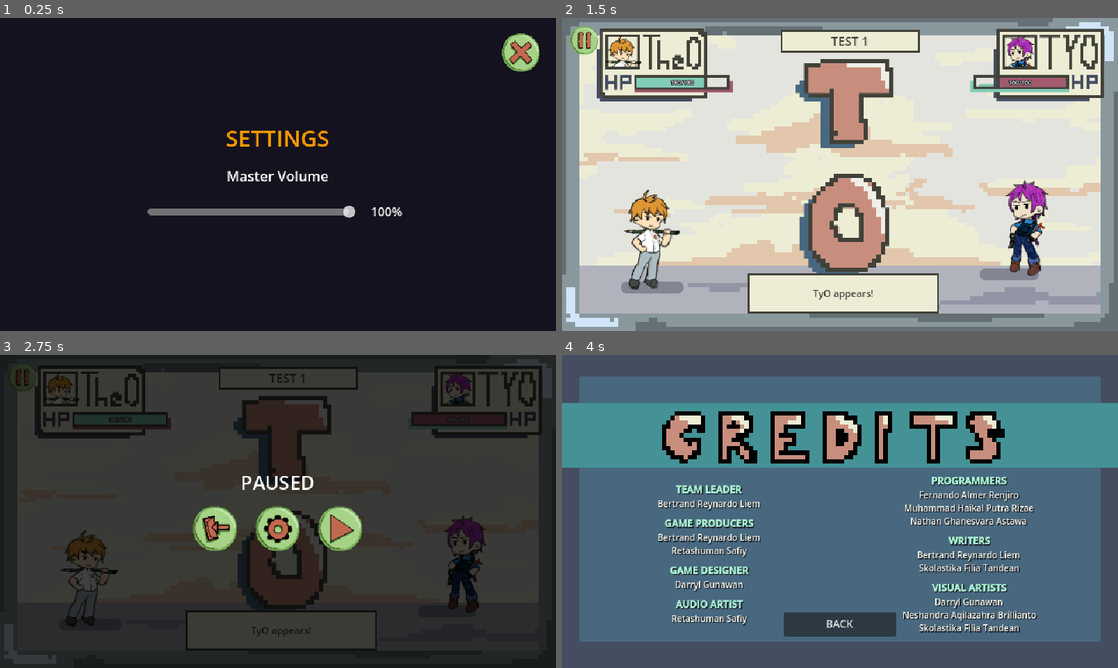
Above: before the commit, frames 1-4 (two rows, left to right).
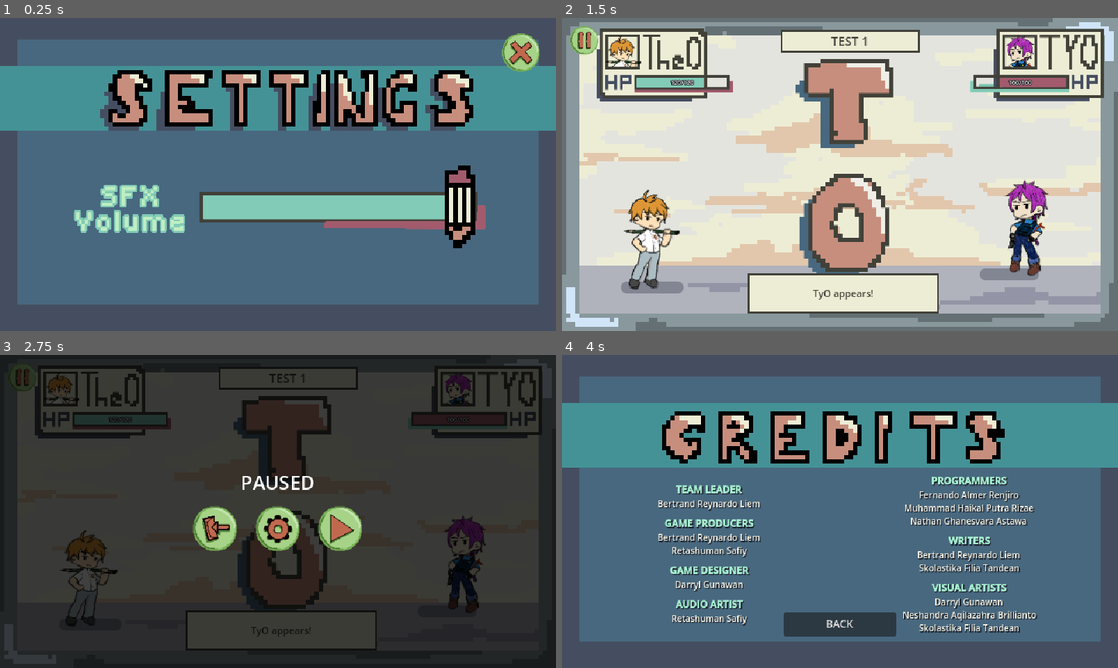
Above: after the commit, the same moments.

Repository: haikal0179/Hands-On-GIMAPP-Bytngjbbl
Game: Godot game, scene res://features/settings/settings.tscn
Two runs of this game, one before a commit and one after it. Both use one fixed random seed, a clock stepped at 60 frames per second and the inputs below. This scene is started directly instead of the project's main scene.
Inputs (mouse positions are in pixels of both pictures, inside the frame that each line leads up to):
- Up to frame 1 (0.25 s): no input
- Up to frame 2 (1.5 s): click (1084, 52) at 0.5 s; click (840, 193) at 1.25 s
- Up to frame 3 (2.75 s): click (22, 376) at 2 s
- Up to frame 4 (4 s): click (778, 530) at 2.75 s; click (840, 583) at 3.5 s

The runs differ from the first frame. In frame 1, 99% of the frame differs, in the area x 0-100%, y 0-100%; in frame 2, less than 0.1%; in frame 3, less than 0.1%; in frame 4, nothing differs.

Commit message:
feat: change the enemy and mc hp, add settings scene

Diff:
--- a/core/config.gd
+++ b/core/config.gd
@@ -14,7 +14,7 @@
 
 # ---- player ----
 const PLAYER_NAME := "TheO"
-const PLAYER_MAX_HP := 180
+const PLAYER_MAX_HP := 120
 const BASE_DAMAGE := 40
 
 ## UNTUK TES: isi id upgrade supaya langsung dimiliki tiap run, mis. ["picked_c", "typo_spotted"].
--- a/core/levels.gd
+++ b/core/levels.gd
@@ -5,9 +5,9 @@
 
 const ALL: Array = [
 	{"title": "Test 1", "subtest": "TO", "enemy": "TyO", "hp": 160, "dmg": 30, "time": 15.0},
-	{"title": "Test 2", "subtest": "PU-PPUBM", "enemy": "Anum", "hp": 200, "dmg": 35, "time": 15.0},
-	{"title": "Test 3", "subtest": "LBI-LBE", "enemy": "Lita", "hp": 240, "dmg": 40, "time": 15.0},
-	{"title": "UTBK", "subtest": "PK-PM", "enemy": "Tika", "hp": 480, "dmg": 60, "time": 12.0},
+	{"title": "Test 2", "subtest": "PU-PPUBM", "enemy": "Anum", "hp": 160, "dmg": 35, "time": 15.0},
+	{"title": "Test 3", "subtest": "LBI-LBE", "enemy": "Lita", "hp": 200, "dmg": 40, "time": 15.0},
+	{"title": "UTBK", "subtest": "PK-PM", "enemy": "Tika", "hp": 300, "dmg": 60, "time": 12.0},
 ]
 
 
--- a/features/settings/settings.gd
+++ b/features/settings/settings.gd
@@ -4,36 +4,93 @@
 
 const UIKit := preload("res://core/ui_kit.gd")
 const CLOSE_ICON := preload("res://assets/art/button/Close button.png")
+const SETTINGS_FRAME := preload("res://assets/art/ui/Settings_frame.png")
+const VOLUME_FILL := preload("res://assets/art/ui/Settings_bar filling.png")
+const VOLUME_GRABBER := preload("res://assets/art/ui/Settings_bar slider.png")
 
 @export var close_to_main_menu := true
 
 var volume_slider: HSlider
-var volume_value_label: Label
+var volume_fill_bar: TextureProgressBar
 
 
 func _ready() -> void:
-	var box := UIKit.centered_column(self, 14)
-	box.add_child(UIKit.make_label("SETTINGS", 26, Color(1.0, 0.6, 0.0)))
-	box.add_child(UIKit.make_label("Master Volume", 16))
+	set_anchors_and_offsets_preset(Control.PRESET_FULL_RECT)
+	_add_settings_frame()
+	_add_volume_slider()
+	_add_close_button()
 
-	var volume_row := HBoxContainer.new()
-	volume_row.add_theme_constant_override("separation", 12)
-	box.add_child(volume_row)
+
+func _add_settings_frame() -> void:
+	var frame := TextureRect.new()
+	frame.texture = SETTINGS_FRAME
+	frame.set_anchors_and_offsets_preset(Control.PRESET_FULL_RECT)
+	frame.expand_mode = TextureRect.EXPAND_IGNORE_SIZE
+	frame.stretch_mode = TextureRect.STRETCH_SCALE
+	frame.texture_filter = CanvasItem.TEXTURE_FILTER_NEAREST
+	frame.mouse_filter = Control.MOUSE_FILTER_IGNORE
+	add_child(frame)
+
+
+func _add_volume_slider() -> void:
+	var art_scale := get_viewport_rect().size / SETTINGS_FRAME.get_size()
+	var fill_image := _get_art_image(VOLUME_FILL)
+	var grabber_image := _get_art_image(VOLUME_GRABBER)
+	if fill_image == null or grabber_image == null:
+		return
+
+	var fill_bounds := fill_image.get_used_rect()
+	var grabber_bounds := grabber_image.get_used_rect()
+	if not _has_visible_pixels(fill_bounds):
+		push_error("Settings: volume fill artwork contains no visible pixels.")
+		return
+	if not _has_visible_pixels(grabber_bounds):
+		push_error("Settings: volume slider artwork contains no visible pixels.")
+		return
+
+	var track_position := Vector2(fill_bounds.position) * art_scale
+	var track_size := Vector2(fill_bounds.size) * art_scale
+	var grabber_size := Vector2(grabber_bounds.size) * art_scale
+	var fill_texture := _crop_and_scale_art(fill_image, fill_bounds, art_scale)
+	var grabber_texture := _crop_and_scale_art(grabber_image, grabber_bounds, art_scale)
+	if fill_texture == null or grabber_texture == null:
+		return
+
+	volume_fill_bar = TextureProgressBar.new()
+	volume_fill_bar.position = track_position
+	volume_fill_bar.size = track_size
+	volume_fill_bar.min_value = 0.0
+	volume_fill_bar.max_value = 1.0
+	volume_fill_bar.step = 0.01
+	volume_fill_bar.value = Audio.get_master_volume()
+	volume_fill_bar.fill_mode = TextureProgressBar.FILL_LEFT_TO_RIGHT
+	volume_fill_bar.texture_progress = fill_texture
+	volume_fill_bar.texture_filter = CanvasItem.TEXTURE_FILTER_NEAREST
+	volume_fill_bar.mouse_filter = Control.MOUSE_FILTER_IGNORE
+	add_child(volume_fill_bar)
 
 	volume_slider = HSlider.new()
 	volume_slider.min_value = 0.0
 	volume_slider.max_value = 1.0
 	volume_slider.step = 0.01
-	volume_slider.custom_minimum_size = Vector2(240, 32)
+	volume_slider.position = Vector2(
+		track_position.x,
+		track_position.y + (track_size.y - grabber_size.y) * 0.5
+	)
+	volume_slider.size = Vector2(track_size.x, grabber_size.y)
+	volume_slider.custom_minimum_size = volume_slider.size
+	volume_slider.add_theme_icon_override("grabber", grabber_texture)
+	volume_slider.add_theme_icon_override("grabber_highlight", grabber_texture)
+	volume_slider.add_theme_icon_override("grabber_disabled", grabber_texture)
+	volume_slider.add_theme_stylebox_override("slider", StyleBoxEmpty.new())
+	volume_slider.add_theme_stylebox_override("grabber_area", StyleBoxEmpty.new())
+	volume_slider.add_theme_stylebox_override("grabber_area_highlight", StyleBoxEmpty.new())
 	volume_slider.value = Audio.get_master_volume()
 	volume_slider.value_changed.connect(_on_volume_changed)
-	volume_row.add_child(volume_slider)
+	add_child(volume_slider)
 
-	volume_value_label = UIKit.make_label("", 14)
-	volume_value_label.custom_minimum_size = Vector2(48, 0)
-	volume_row.add_child(volume_value_label)
-	_update_volume_label(volume_slider.value)
 
+func _add_close_button() -> void:
 	var close_button := UIKit.make_texture_button(
 		CLOSE_ICON,
 		Vector2(48.0, 48.0),
@@ -45,6 +102,37 @@
 	add_child(close_button)
 
 
+func _get_art_image(source: Texture2D) -> Image:
+	var image := source.get_image()
+	if image == null or image.is_empty():
+		push_error("Settings: unable to read volume artwork.")
+		return null
+	if image.is_compressed():
+		var error := image.decompress()
+		if error != OK:
+			push_error("Settings: unable to decompress volume artwork (error %d)." % error)
+			return null
+	return image
+
+
+func _has_visible_pixels(bounds: Rect2i) -> bool:
+	return bounds.size.x > 0 and bounds.size.y > 0
+
+
+func _crop_and_scale_art(image: Image, bounds: Rect2i, art_scale: Vector2) -> Texture2D:
+	var target_size := Vector2i(
+		roundi(bounds.size.x * art_scale.x),
+		roundi(bounds.size.y * art_scale.y)
+	)
+	if not _has_visible_pixels(Rect2i(Vector2i.ZERO, target_size)):
+		push_error("Settings: scaled volume artwork has an invalid size.")
+		return null
+
+	var cropped := image.get_region(bounds)
+	cropped.resize(target_size.x, target_size.y, Image.INTERPOLATE_NEAREST)
+	return ImageTexture.create_from_image(cropped)
+
+
 func _on_close_pressed() -> void:
 	if close_to_main_menu:
 		GameState.goto(Config.SCENE_TITLE)
@@ -54,8 +142,4 @@
 
 func _on_volume_changed(value: float) -> void:
 	Audio.set_master_volume(value)
-	_update_volume_label(value)
-
-
-func _update_volume_label(value: float) -> void:
-	volume_value_label.text = "%d%%" % roundi(value * 100.0)
+	volume_fill_bar.value = value
Binary file added: assets/art/Settings_bar filling.png
Not shown, added: assets/art/Settings_bar filling.png.import
Binary file added: assets/art/Settings_bar slider.png
Not shown, added: assets/art/Settings_bar slider.png.import
Binary file added: assets/art/Settings_frame.png
Not shown, added: assets/art/Settings_frame.png.import
